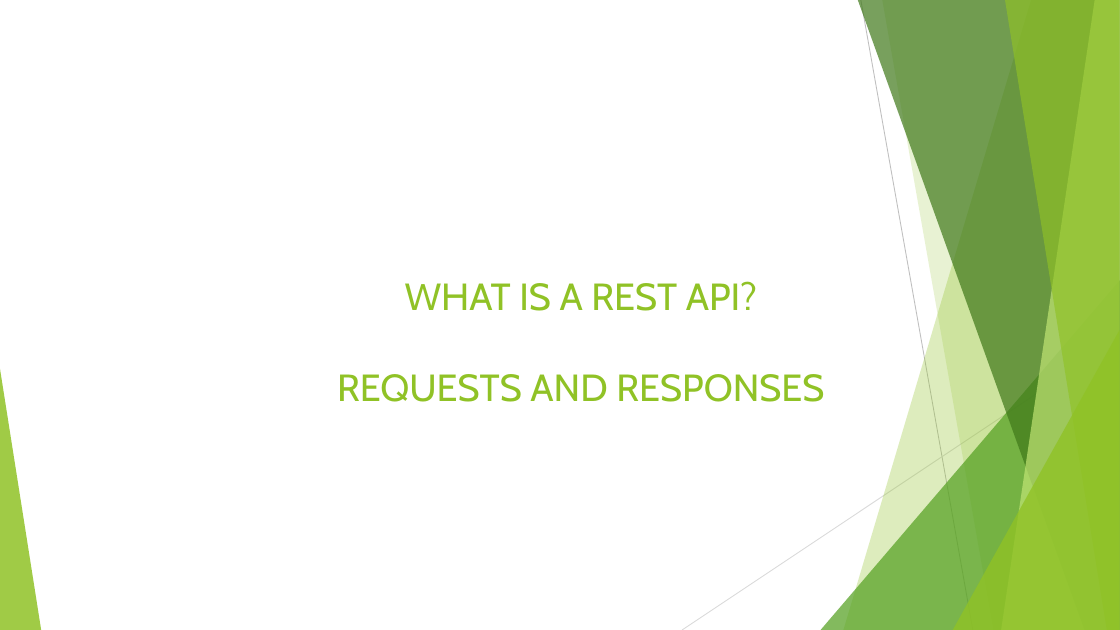
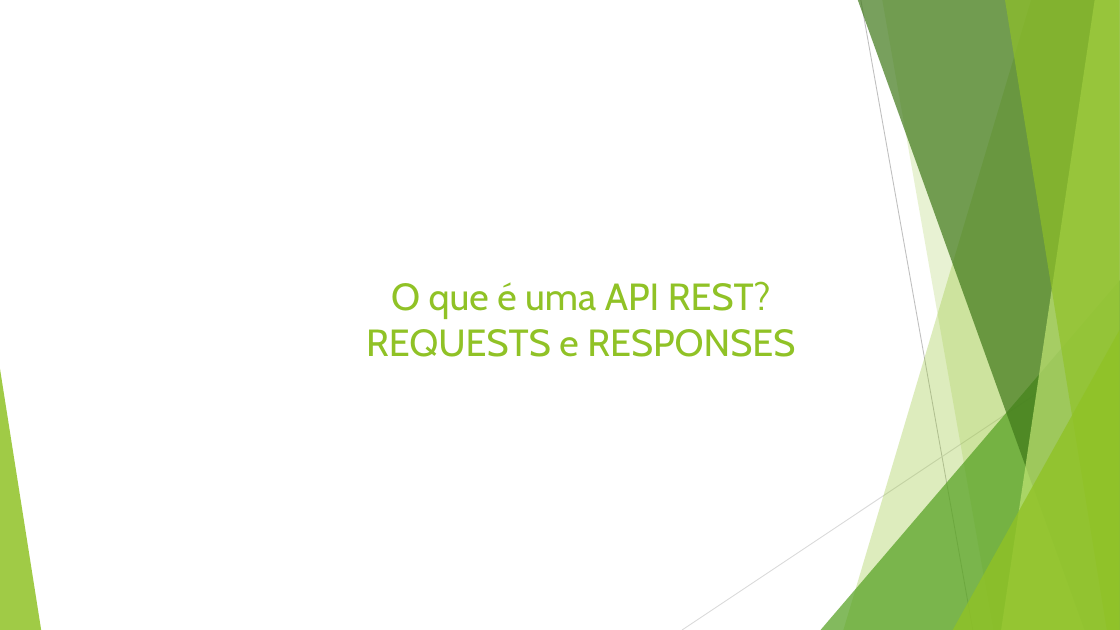
Before and after one commit to leandrocgsi/RestWithASP-NETUdemy, a slide deck: slide 7 of Documents/Understending RESTFul API's .pptx (slide 6 before the commit). Drawn at 1120x630 pixels with LibreOffice and Linux fonts; fonts in the diff are those of the drawing. Boxes give left, top, right and bottom in pixels: in the first picture for what was removed or moved away, otherwise in the second. Text is boxed around its words. In the diff, an @@ line names an element or a change of style, - is before the commit and + after.

```diff
--- a/Documents/Understending RESTFul API's .pptx
+++ b/Documents/Understending RESTFul API's .pptx
@@ title at box(366, 281, 795, 357): text changed @@
-WHAT IS A REST API?
-REQUESTS AND RESPONSES
+O que é uma API REST?
+REQUESTS e RESPONSES
```
Also in this commit, not shown: 4 other slides changed, 48 slides added, 47 slides removed, 3 other files.
